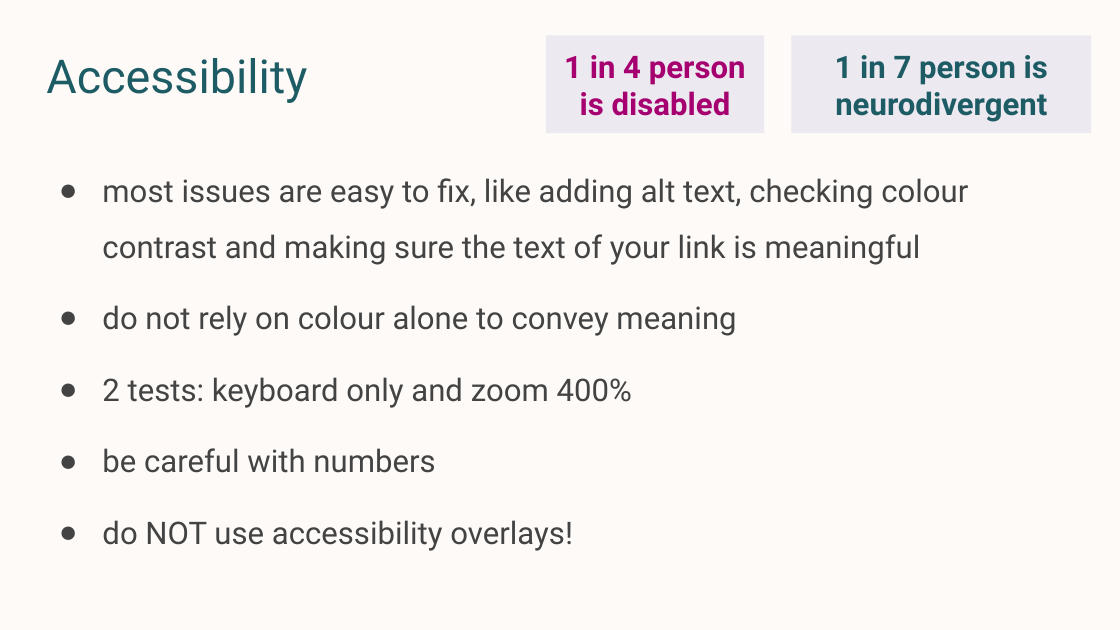
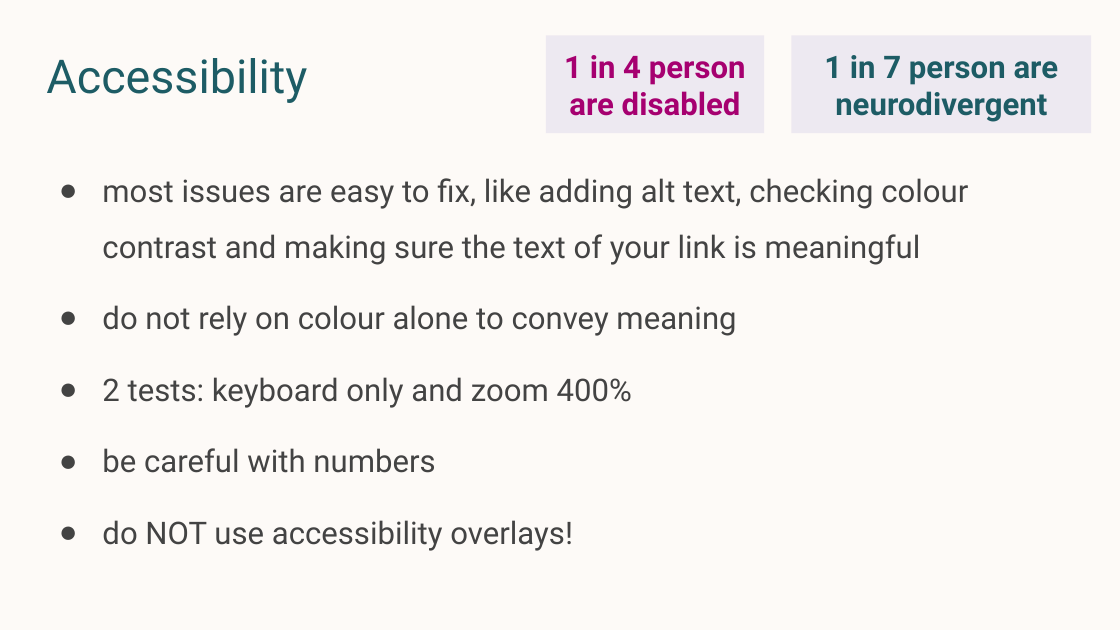
Before and after one commit to stephanie-K/portfolio, a slide deck: slide 64 of assets/images/Practical-steps/Practical-steps-to-more-inclusive-practice.pptx. Drawn at 1120x630 pixels with LibreOffice and Linux fonts; fonts in the diff are those of the drawing. Boxes give left, top, right and bottom in pixels: in the first picture for what was removed or moved away, otherwise in the second. Text is boxed around its words. In the diff, an @@ line names an element or a change of style, - is before the commit and + after.

Commit message:
last updates to the talk

```diff
--- a/assets/images/Practical-steps/Practical-steps-to-more-inclusive-practice.pptx
+++ b/assets/images/Practical-steps/Practical-steps-to-more-inclusive-practice.pptx
@@ text in rectangle at (569, 55, 746, 116): text changed @@
-1 in 4 person is disabled
+1 in 4 person are disabled
@@ text in rectangle at (824, 55, 1059, 122): text changed @@
-1 in 7 person is neurodivergent
+1 in 7 person are neurodivergent
```
Also in this commit, not shown: 2 other slides changed, 1 other file.
